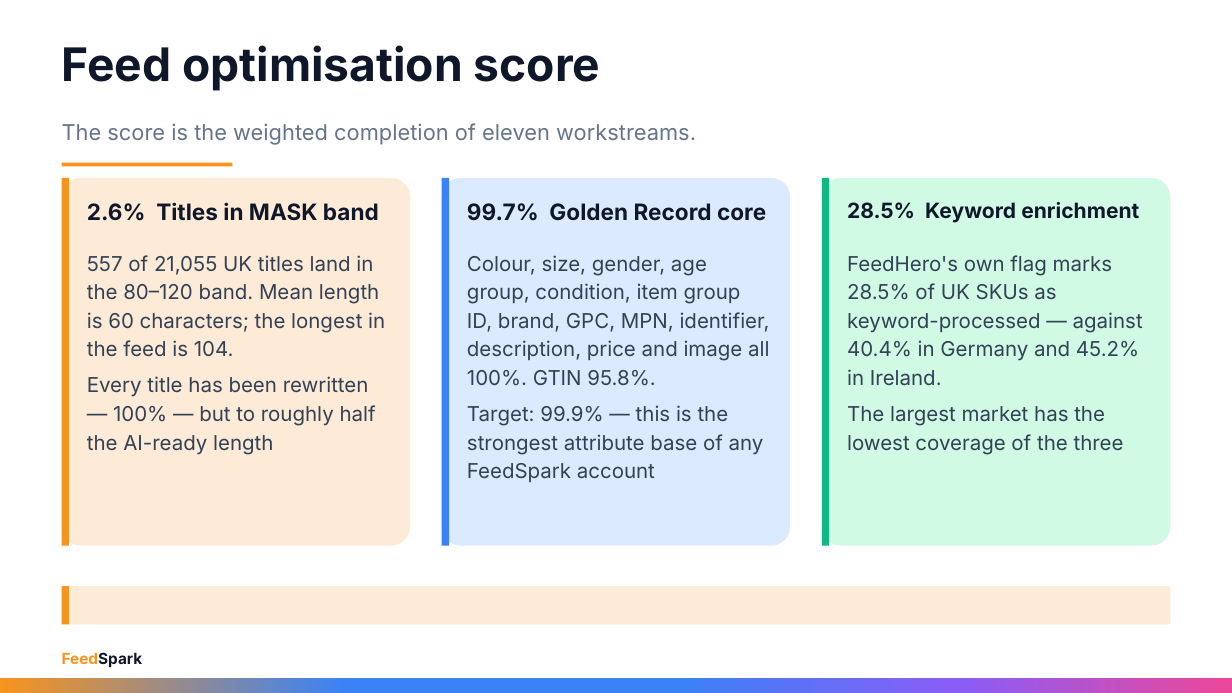
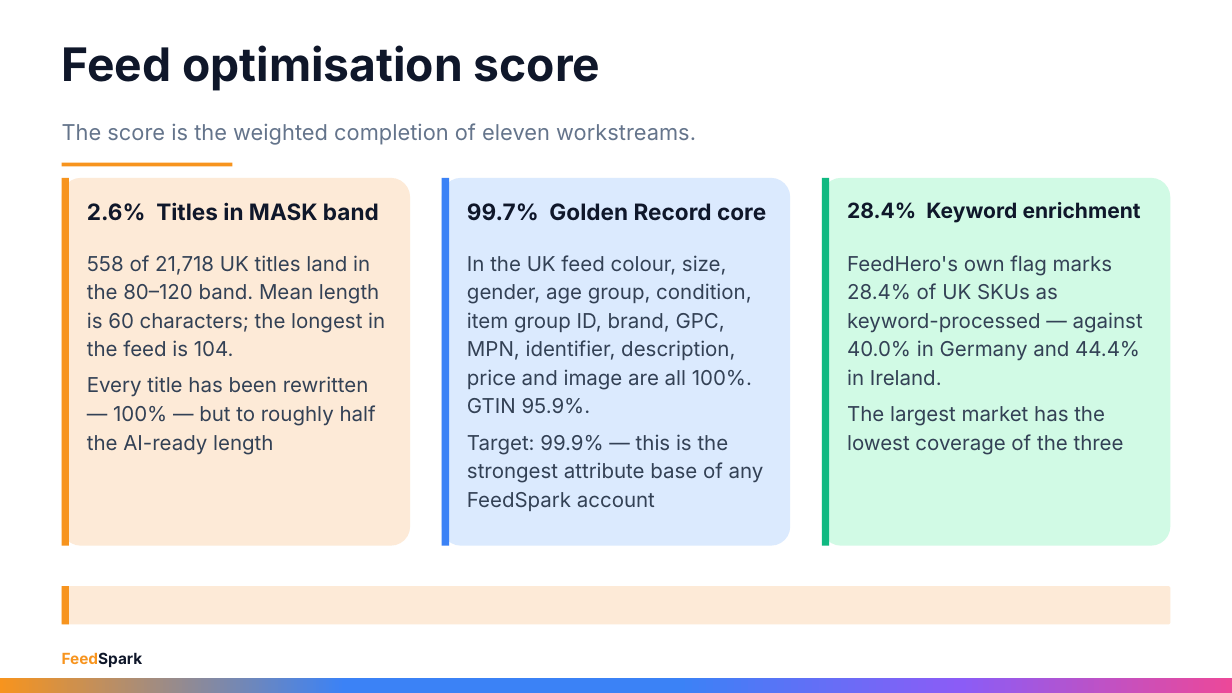
Before and after one commit to rayvtt/feedspark, a slide deck: slide 19 of docs/materials/Schuh_Strategy_Review_Sep26.pptx (slide 20 before the commit). Drawn at 1232x693 pixels with LibreOffice and Linux fonts; fonts in the diff are those of the drawing. Boxes give left, top, right and bottom in pixels: in the first picture for what was removed or moved away, otherwise in the second. Text is boxed around its words. In the diff, an @@ line names an element or a change of style, - is before the commit and + after.

```diff
--- a/docs/materials/Schuh_Strategy_Review_Sep26.pptx
+++ b/docs/materials/Schuh_Strategy_Review_Sep26.pptx
@@ text at [847,202,1141,223]: text changed @@
-28.5% Keyword enrichment
+28.4% Keyword enrichment
@@ text at [87,255,385,357]: text changed @@
-557 of 21,055 UK titles land in the 80–120 band. Mean length is 60 characters; the longest in the feed is 104.
+558 of 21,718 UK titles land in the 80–120 band. Mean length is 60 characters; the longest in the feed is 104.
@@ text at [467,255,752,413]: text changed @@
-Colour, size, gender, age group, condition, item group ID, brand, GPC, MPN, identifier, description, price and image all 100%. GTIN 95.8%.
+In the UK feed colour, size, gender, age group, condition, item group ID, brand, GPC, MPN, identifier, description, price and image are all 100%. GTIN 95.9%.
@@ text at [847,255,1143,386]: text changed @@
-FeedHero's own flag marks 28.5% of UK SKUs as keyword-processed — against 40.4% in Germany and 45.2% in Ireland.
+FeedHero's own flag marks 28.4% of UK SKUs as keyword-processed — against 40.0% in Germany and 44.4% in Ireland.
```
Also in this commit, not shown: 22 other slides changed, 5 slides added, 7 slides removed, 2 other files.
